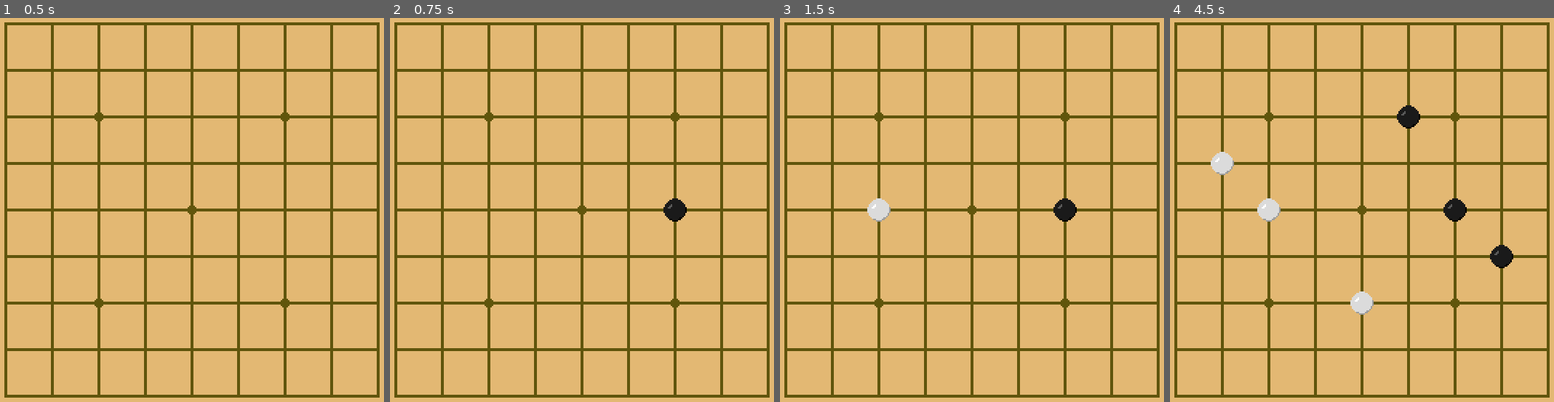
Above: before the commit, frames 1-4 (left to right).
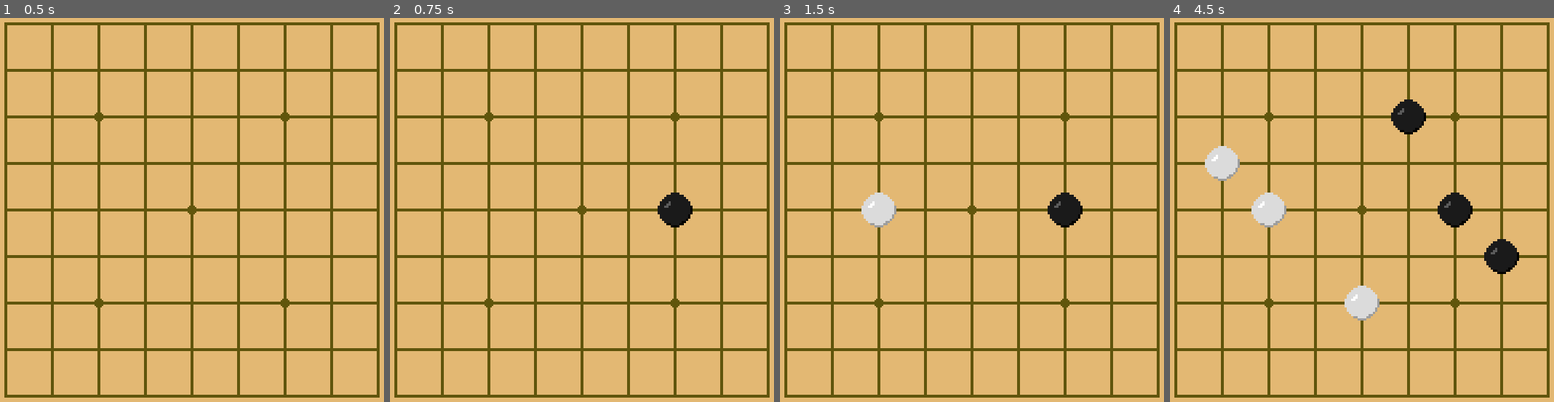
Above: after the commit, the same moments.

Repository: jxnhoongz/weiqi-gd
Game: Godot game, scene res://scenes/main.tscn
Same seed, same stepped clock (60 frames per second), same inputs: the game is played once before the commit and once after it.
Inputs (mouse positions are in pixels of both pictures, inside the frame that each line leads up to):
- Up to frame 1 (0.5 s): no input
- Up to frame 2 (0.75 s): tap Enter at 0.5 s; move the mouse to (674, 190) at 0.52 s; click (674, 190) at 0.67 s
- Up to frame 3 (1.5 s): tap Space at 1.25 s; move the mouse to (887, 229) at 1.27 s; click (887, 229) at 1.42 s
- Up to frame 4 (4.5 s): tap Enter at 2, 3.5 s; move the mouse to (1404, 117) at 2.02 s; click (1404, 117) at 2.17 s; tap Space at 2.75, 4.25 s; move the mouse to (1342, 294) at 2.77 s; click (1342, 294) at 2.92 s; move the mouse to (1488, 271) at 3.52 s; click (1488, 271) at 3.67 s; move the mouse to (1235, 148) at 4.27 s; click (1235, 148) at 4.42 s

Frame 1 is identical in both runs. In frame 2, 0.4% of the frame differs, in the area x 69-79%, y 45-55%; in frame 3, 0.8%; in frame 4, 2.3%, in the area x 9-91%, y 21-79%.

Commit message:
feat: render stones as 1.5x sprites sliced from atlas
Stones are now Sprite2D nodes using AtlasTexture regions of go-board.png
instead of tiles, so they scale independently of the grid and overlap
slightly. StoneLayer -> Stones (Node2D). Adds stone_region() + test.

Co-Authored-By: Claude <noreply@anthropic.com>

Diff:
--- a/scenes/main.tscn
+++ b/scenes/main.tscn
@@ -7,7 +7,7 @@
 
 [node name="BoardLayer" type="TileMapLayer" parent="."]
 
-[node name="StoneLayer" type="TileMapLayer" parent="."]
+[node name="Stones" type="Node2D" parent="."]
 
 [node name="Camera2D" type="Camera2D" parent="."]
 position = Vector2(144, 144)
--- a/scripts/view/board_renderer.gd
+++ b/scripts/view/board_renderer.gd
@@ -1,8 +1,19 @@
 ## Milestone 1 main scene root: paints the 9x9 board once, then places
 ## alternating black/white stones on click. No Go rules yet (no capture/ko).
+##
+## The board is drawn on a TileMapLayer. Stones are drawn as Sprite2D nodes
+## "sliced" from the same atlas via AtlasTexture, so they can be scaled
+## independently of the 32px grid (see STONE_SCALE) and overlap slightly,
+## like real Go stones.
+class_name BoardRenderer
 extends Node2D
 
 const SOURCE_ID := 0
+const TILE_PX := 32
+
+## Visual size of stones relative to a grid cell. 1.0 = exactly one cell.
+## Non-integer values (e.g. 1.5) may look slightly uneven; 2.0 is crispest.
+const STONE_SCALE := 1.5
 
 # Board tile atlas coordinates (col, row) — see spec section 6.
 const TILE_TL := Vector2i(0, 0)
@@ -15,8 +26,10 @@
 const TILE_B := Vector2i(1, 2)
 const TILE_BR := Vector2i(2, 2)
 const TILE_STAR := Vector2i(0, 3)
-const TILE_STONE_WHITE := Vector2i(1, 3)
-const TILE_STONE_BLACK := Vector2i(2, 3)
+
+# Stone pixel regions inside go-board.png (row 3 = star, white, black).
+const STONE_REGION_WHITE := Rect2(32, 96, 32, 32)
+const STONE_REGION_BLACK := Rect2(64, 96, 32, 32)
 
 # 9x9 star points (0-indexed): the four 3-3 points and the center (天元).
 const STAR_POINTS: Array[Vector2i] = [
@@ -26,19 +39,21 @@
 const BOARD_TEXTURE_PATH := "res://assets/themes/kaya/go-board.png"
 
 @onready var board_layer: TileMapLayer = $BoardLayer
-@onready var stone_layer: TileMapLayer = $StoneLayer
+@onready var stones: Node2D = $Stones
 
+var _texture: Texture2D
 var _state: BoardState
 var _current_color: int = BoardState.Point.BLACK
+# Maps a grid coord (Vector2i) to its placed Sprite2D, so stones can be
+# removed later when capture is implemented.
+var _stone_sprites: Dictionary = {}
 
 func _ready() -> void:
-	var texture: Texture2D = load(BOARD_TEXTURE_PATH)
-	if texture == null:
+	_texture = load(BOARD_TEXTURE_PATH)
+	if _texture == null:
 		push_error("Failed to load board texture: %s" % BOARD_TEXTURE_PATH)
 		return
-	var tileset := TilesetBuilder.build(texture)
-	board_layer.tile_set = tileset
-	stone_layer.tile_set = tileset
+	board_layer.tile_set = TilesetBuilder.build(_texture)
 	_state = BoardState.empty()
 	_paint_board()
 
@@ -73,10 +88,14 @@
 		return TILE_R
 	return TILE_C
 
+## Which pixel rectangle of the atlas holds the stone for `color`.
+static func stone_region(color: int) -> Rect2:
+	return STONE_REGION_BLACK if color == BoardState.Point.BLACK else STONE_REGION_WHITE
+
 func _unhandled_input(event: InputEvent) -> void:
 	if event is InputEventMouseButton and event.pressed \
 			and event.button_index == MOUSE_BUTTON_LEFT:
-		var cell := stone_layer.local_to_map(stone_layer.get_local_mouse_position())
+		var cell := board_layer.local_to_map(board_layer.get_local_mouse_position())
 		_try_place(cell.x, cell.y)
 
 func _try_place(x: int, y: int) -> void:
@@ -85,6 +104,24 @@
 	if not _state.is_empty(x, y):
 		return
 	_state = _state.with_point(x, y, _current_color)
-	var atlas := TILE_STONE_BLACK if _current_color == BoardState.Point.BLACK else TILE_STONE_WHITE
-	stone_layer.set_cell(Vector2i(x, y), SOURCE_ID, atlas)
+	_add_stone_sprite(x, y, _current_color)
 	_current_color = BoardState.Point.WHITE if _current_color == BoardState.Point.BLACK else BoardState.Point.BLACK
+
+func _add_stone_sprite(x: int, y: int, color: int) -> void:
+	var sprite := Sprite2D.new()
+	var atlas := AtlasTexture.new()
+	atlas.atlas = _texture
+	atlas.region = stone_region(color)
+	sprite.texture = atlas
+	sprite.scale = Vector2(STONE_SCALE, STONE_SCALE)
+	# Centre the stone on the intersection (tile centre = x*32 + 16).
+	sprite.position = Vector2(x * TILE_PX + TILE_PX / 2.0, y * TILE_PX + TILE_PX / 2.0)
+	stones.add_child(sprite)
+	_stone_sprites[Vector2i(x, y)] = sprite
+
+## Removes a placed stone (used when capture lands in a later milestone).
+func _remove_stone_sprite(x: int, y: int) -> void:
+	var key := Vector2i(x, y)
+	if _stone_sprites.has(key):
+		_stone_sprites[key].queue_free()
+		_stone_sprites.erase(key)
--- /dev/null
+++ b/tests/test_board_renderer.gd
@@ -0,0 +1,10 @@
+extends GutTest
+
+# The stone "slices" must point at the correct 32x32 cells of go-board.png:
+# row 3 is [star, white, black] -> white at x=32, black at x=64, y=96.
+
+func test_black_stone_region() -> void:
+	assert_eq(BoardRenderer.stone_region(BoardState.Point.BLACK), Rect2(64, 96, 32, 32))
+
+func test_white_stone_region() -> void:
+	assert_eq(BoardRenderer.stone_region(BoardState.Point.WHITE), Rect2(32, 96, 32, 32))
Not shown, added: tests/test_board_renderer.gd.uid
